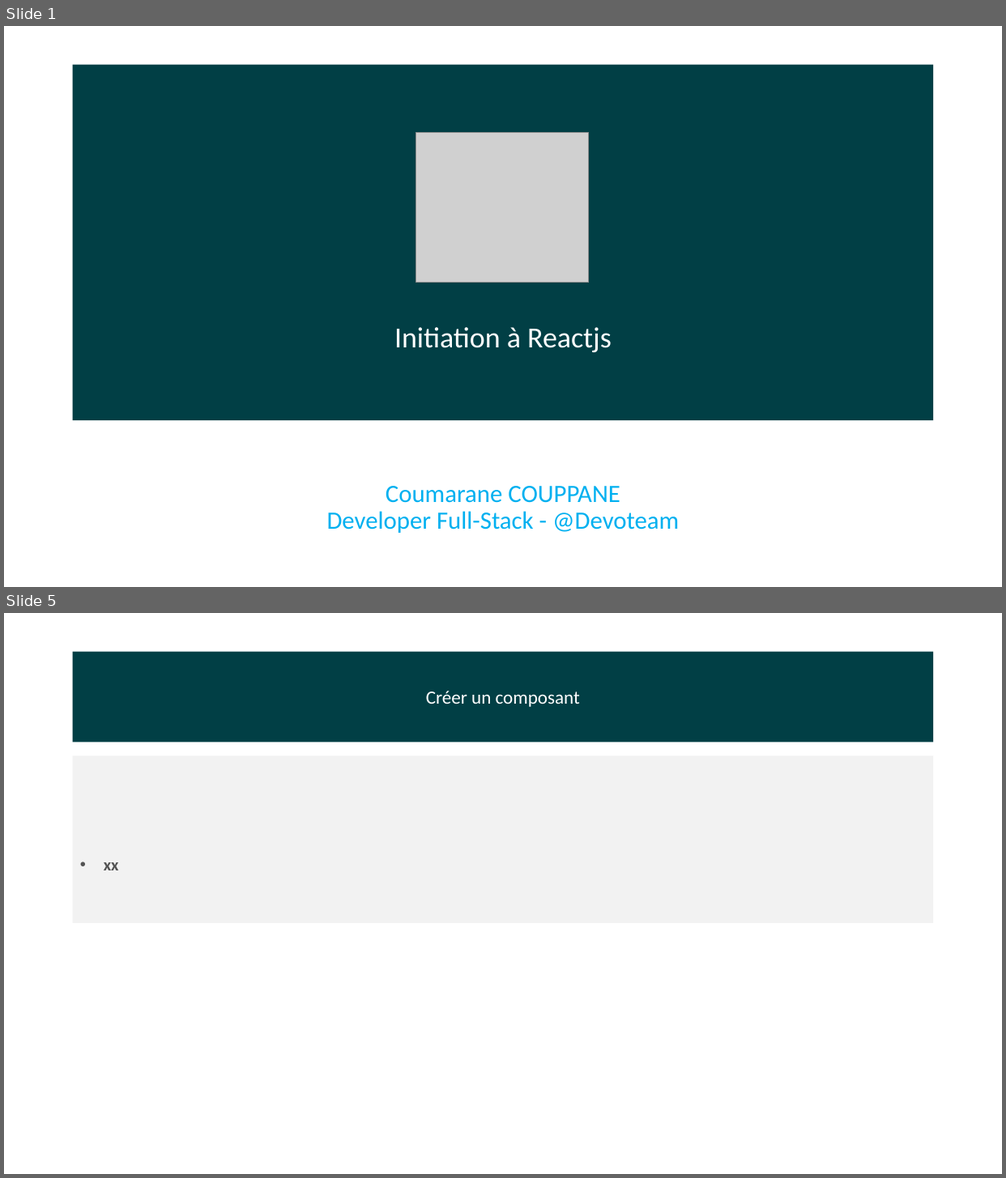
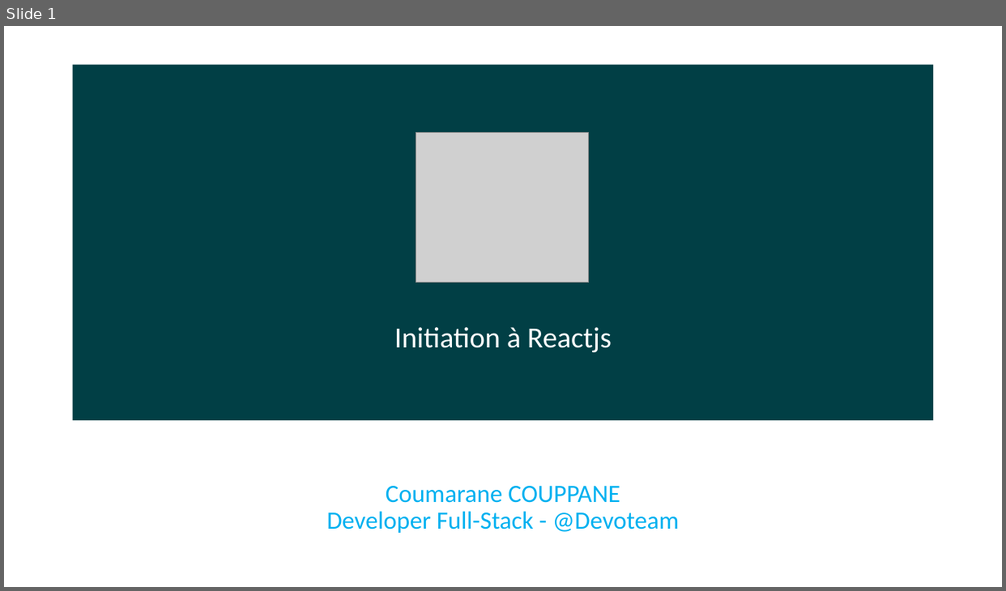
Before and after one commit to coumarane/react-typescript-starter, a slide deck: Initiation à Reactjs.pptx. Shown one above the other, each under a label of ours: slides 1 and 5 before the commit, slide 1 after it; the slides between them are not shown. The pictures are 1006x1178 and 1006x591 pixels, drawn with LibreOffice and Linux fonts; fonts in the diff are those of the drawing; grey boxes stand for pictures. Boxes give left, top, right and bottom in pixels: in the first picture for what was removed or moved away, otherwise in the second. Text is boxed around its words. In the diff, an @@ line names an element or a change of style, - is before the commit and + after.

```diff
--- a/Initiation à Reactjs.pptx
+++ b/Initiation à Reactjs.pptx
@@ slide 5 removed at [4,613,1002,1174], background #FFFFFF @@
@@ rectangle removed at [73,652,934,743] @@
-Créer un composant
@@ rectangle removed at [73,756,934,924] @@
-• xx
```
Also in this commit, not shown: 3 slides changed, 16 slides added.
